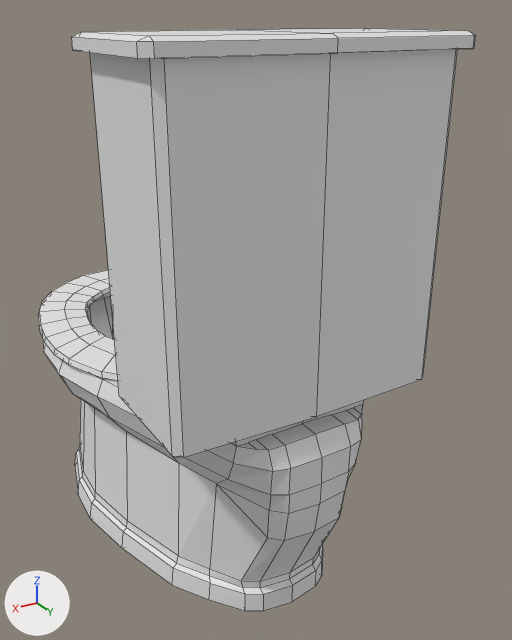
Renders of the Blender file resources/meshes/animatedToilet01.blend from each side of a commit.
Before and after are seen from a 50 mm lens placed at (0.529, 1.014, 0.919), pointed at (-0.092, -0.022, 0.401). The axes (+X, +Y, +Z) are drawn at lower left. The lights are the same throughout. Mesh edges are drawn as thin lines.

In view in the first picture: 'animatedToilet01'.
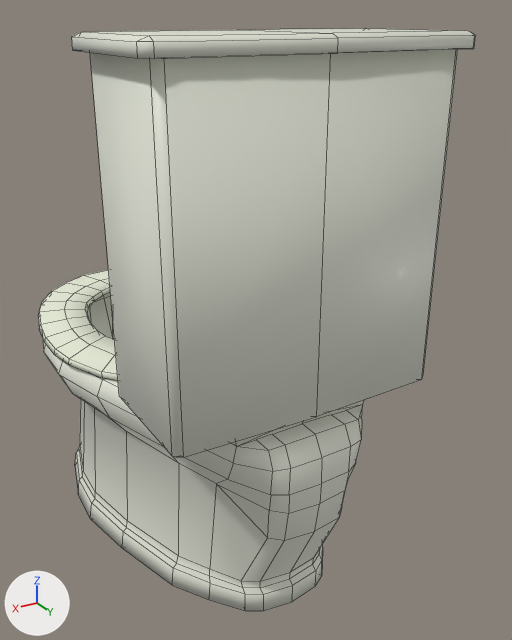
Where the change shows, as pixel boxes (x1, y1, x2, y2) in the pictures (512 x 640 px; the box of a moved part takes in the faces that stretch with it):
part 1 of me_animatedtoilet01, moved or reshaped: (90, 49, 457, 471) in both
part 2 of me_animatedtoilet01, recoloured: (43, 28, 475, 611) in both
part 3 of me_animatedtoilet01, recoloured: (39, 270, 118, 381) in both

What the commit changed:
Material 'roughBeige' (mat_roughbeige) is new.
Its base color is (0.842, 0.89, 0.728) (white #ecf2de).
Its metallic is 0.1.
Its roughness is 0.9.
Its coat weight is 0.00313.
Its coat roughness is 0.1.
Material 'metalIronRough' (mat_metalironrough) is new.
Its base color is (0.105, 0.105, 0.105) (dark grey #5b5b5b).
Its metallic is 0.125.
Its coat weight is 0.025.
Material 'smoothBeige' (mat_smoothbeige) is new.
Its base color is (0.779, 0.8, 0.695) (white #e4e7d9).
Its metallic is 0.0125.
Its coat weight is 0.0312.
Its coat roughness is 0.0125.
Its sheen weight is 0.05.
me_animatedtoilet01 is used by ob_animatedtoilet01; location (0.0, 0.0, 0.0).
me_animatedtoilet01 had 657 vertices, 700 faces and spanned x -0.25..0.25, y -0.522..0.319, z 0.0..0.9.
me_animatedtoilet01 now has 647 vertices, 704 faces and spans x -0.25..0.25, y -0.522..0.319, z 0.0..0.9.
Part 1, on me_animatedtoilet01:
10 vertices are removed from x -0.22..0.22, y 0.094..0.29, z 0.359..0.879.
24 faces are deleted.
26 new faces join them, mat_smoothbeige (white #e4e7d9).
2 new faces join them, mat_roughbeige (white #ecf2de).
me_animatedtoilet01 part 2: 366 faces spanning x -0.25..0.25, y -0.522..0.319, z 0.0..0.9 switch from no material to mat_smoothbeige (white #e4e7d9).
me_animatedtoilet01 part 3: 278 faces spanning x -0.25..0.25, y -0.522..0.315, z 0.0..0.879 switch from no material to mat_roughbeige (white #ecf2de).
me_animatedtoilet01 now uses material mat_metalironrough (dark grey #5b5b5b).
